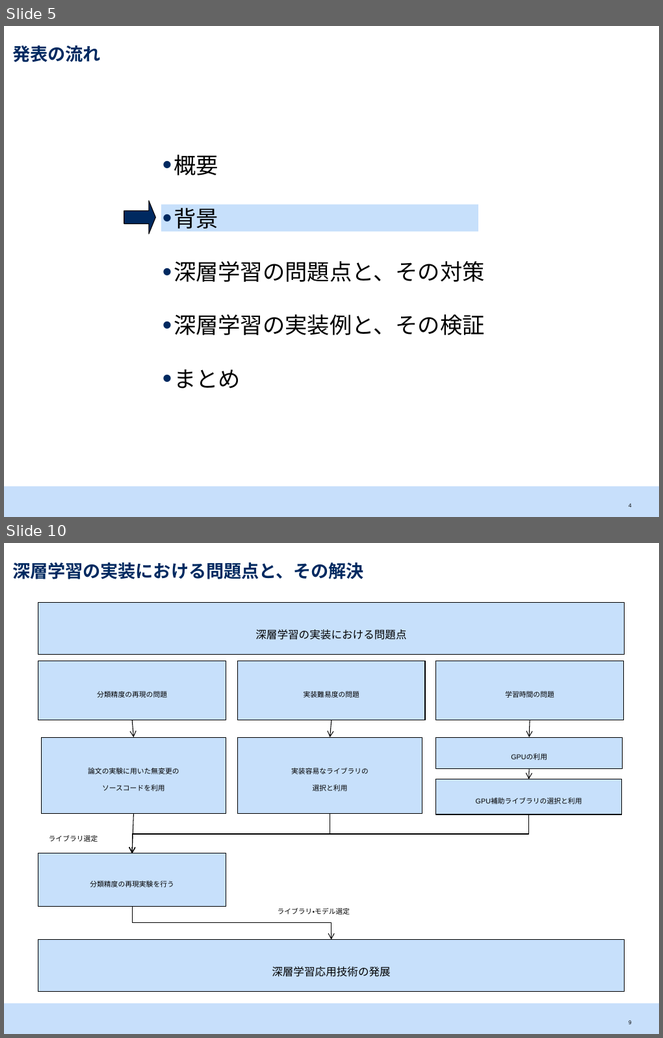
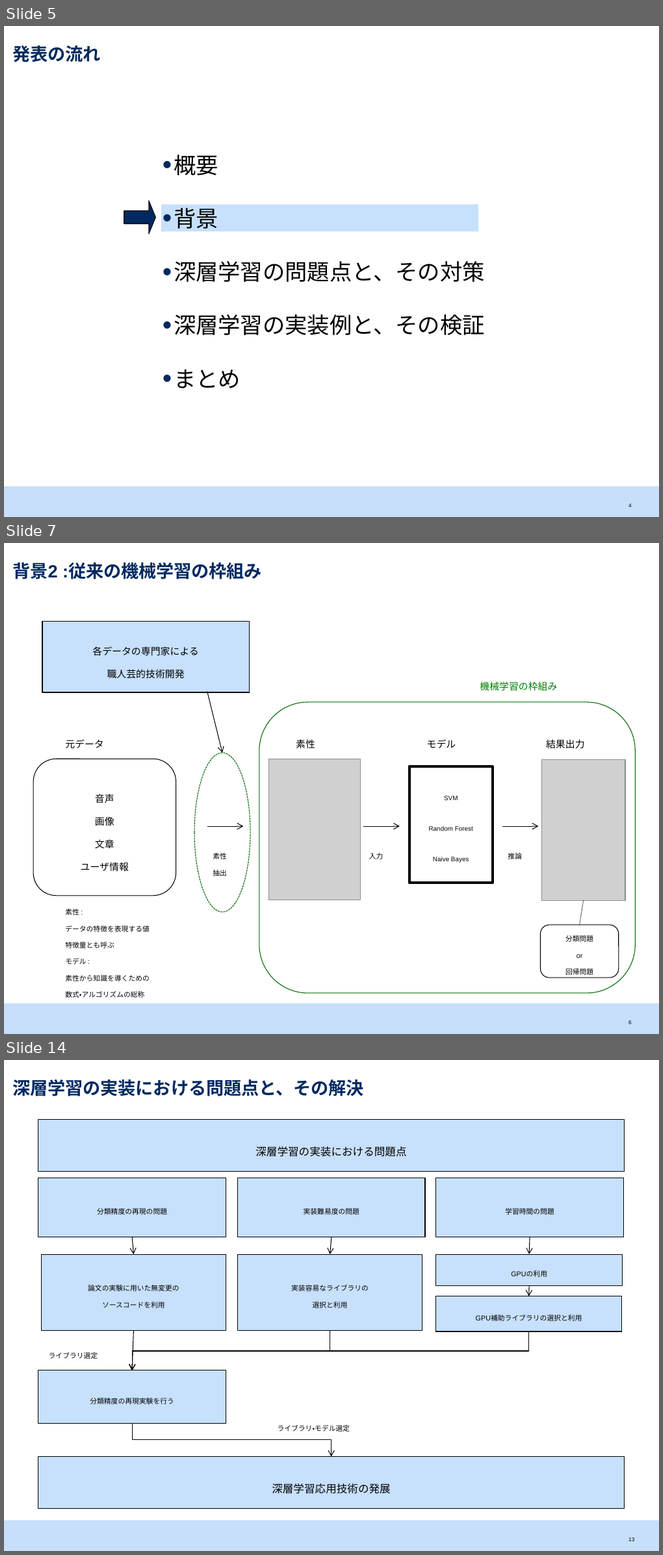
Before and after one commit to srtk/sotsuron, a slide deck: doc/sotsuron_defense/bd.pptx. Shown one above the other, each under a label of ours: slides 5 and 10 before the commit, slides 5, 7 and 14 after it; the slides between them are not shown. The pictures are 663x1038 and 663x1555 pixels, drawn with LibreOffice and Linux fonts; fonts in the diff are those of the drawing; grey boxes stand for pictures. Boxes give left, top, right and bottom in pixels: in the first picture for what was removed or moved away, otherwise in the second. Text is boxed around its words. In the diff, an @@ line names an element or a change of style, - is before the commit and + after.

```diff
--- a/doc/sotsuron_defense/bd.pptx
+++ b/doc/sotsuron_defense/bd.pptx
@@ slide 7 added at (4,543,659,1034), background #FFFFFF; not listed: 1 template element that a slide beside it also shows @@
@@ title added at (12,563,262,581), 19 pt, text #002960, bold @@
+背景2 :従来の機械学習の枠組み
@@ rectangle added at (42,621,249,693), fill #C7E0FB, outline #000000 0.75 pt, 18 pt, text #000000 @@
+各データの専門家による
+職人芸的技術開発
@@ arrow added from (207, 691) to (222, 753), #000000 0.75 pt @@
@@ text added at (480,681,557,691), 18 pt, text #008000 @@
+機械学習の枠組み
@@ rounded rectangle added at (259,702,635,993), outline #006600 0.75 pt @@
@@ text added at (65,739,104,748), 18 pt, text #000000 @@
+元データ
@@ ellipse added at (194,753,251,912), outline #006600 0.75 pt dashed @@
@@ text added at (296,739,315,749), 18 pt, text #000000 @@
+素性
@@ text added at (427,739,456,748), 18 pt, text #000000 @@
+モデル
@@ text added at (546,739,585,749), 18 pt, text #000000 @@
+結果出力
@@ rounded rectangle added at (33,759,176,896), fill #FFFFFF, outline #000000 0.75 pt, 18 pt, text #000000 @@
+音声
+画像
+文章
+ユーザ情報
@@ picture added at (269,759,360,900) @@
@@ rectangle added at (410,767,493,884), outline #000000 3 pt, 12 pt, text #000000 @@
+SVM
+Random Forest
+Naive Bayes
@@ picture added at (542,760,625,901) @@
@@ arrow added from (207, 826) to (243, 826), #000000 0.75 pt @@
@@ arrow added from (363, 826) to (400, 826), #000000 0.75 pt @@
@@ arrow added from (503, 826) to (539, 826), #000000 0.75 pt @@
@@ text added at (213,853,227,876), 13 pt, text #000000 @@
+素性
+抽出
@@ text added at (369,853,384,860), 13 pt, text #000000 @@
+入力
@@ text added at (508,853,522,860), 13 pt, text #000000 @@
+推論
@@ text added at (65,909,150,998), 13 pt, text #000000 @@
+素性 :
+データの特徴を表現する値
+特徴量とも呼ぶ
+モデル :
+素性から知識を導くための
+数式・アルゴリズムの総称
@@ line added from (584, 901) to (580, 925), #000000 0.75 pt dashed @@
@@ rounded rectangle added at (541,925,619,979), fill #FFFFFF, outline #000000 0.75 pt, 13 pt, text #000000 @@
+分類問題
+or
+回帰問題
@@ page number added at (629,1021,632,1025), 10 pt, text #000000 @@
+6
@@ what was slide 10 is now slide 14 @@
@@ page number at (629,1538,634,1542): text changed @@
-9
+13
```
Also in this commit, not shown: 5 slides changed, 12 other slides added, 6 other files.
